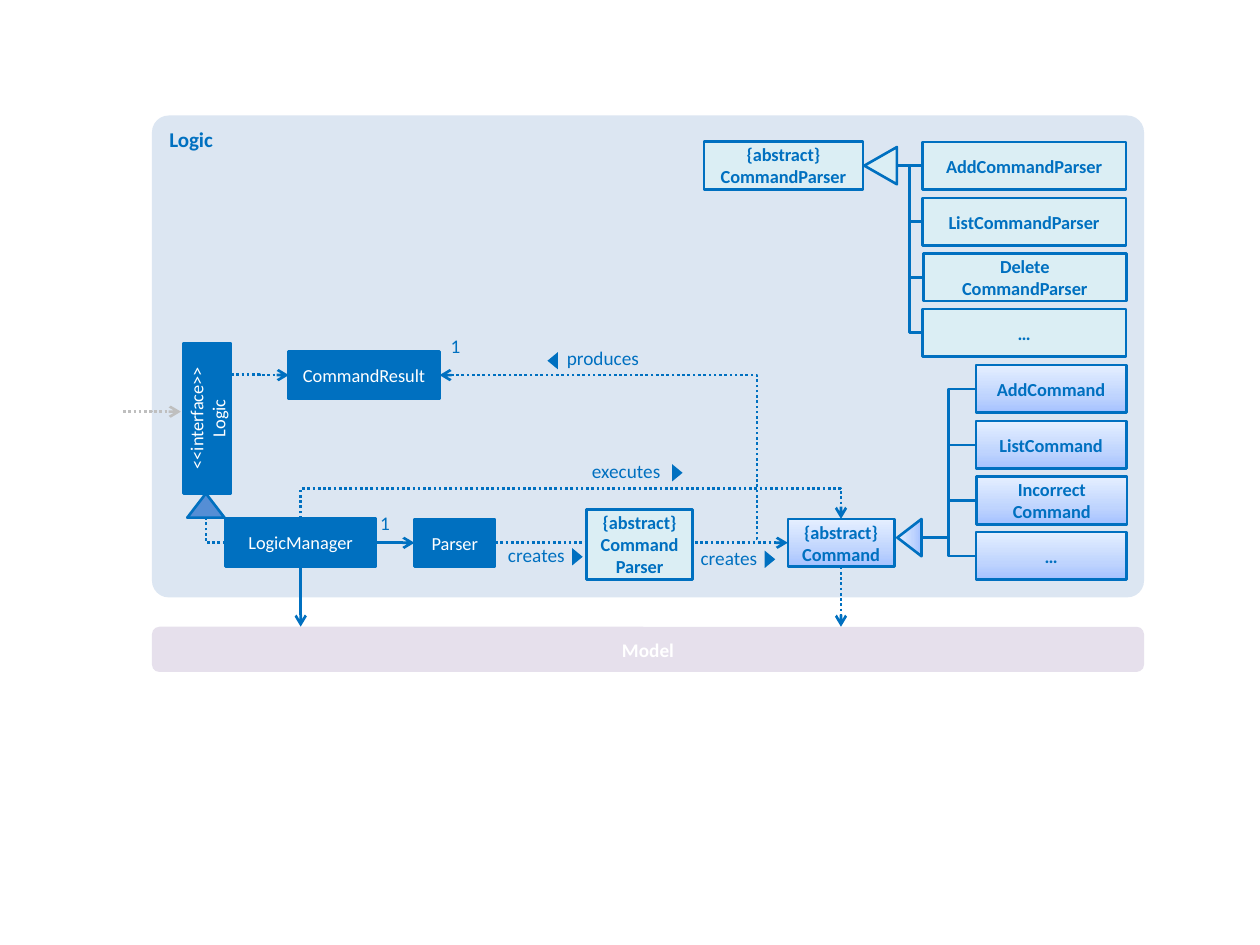
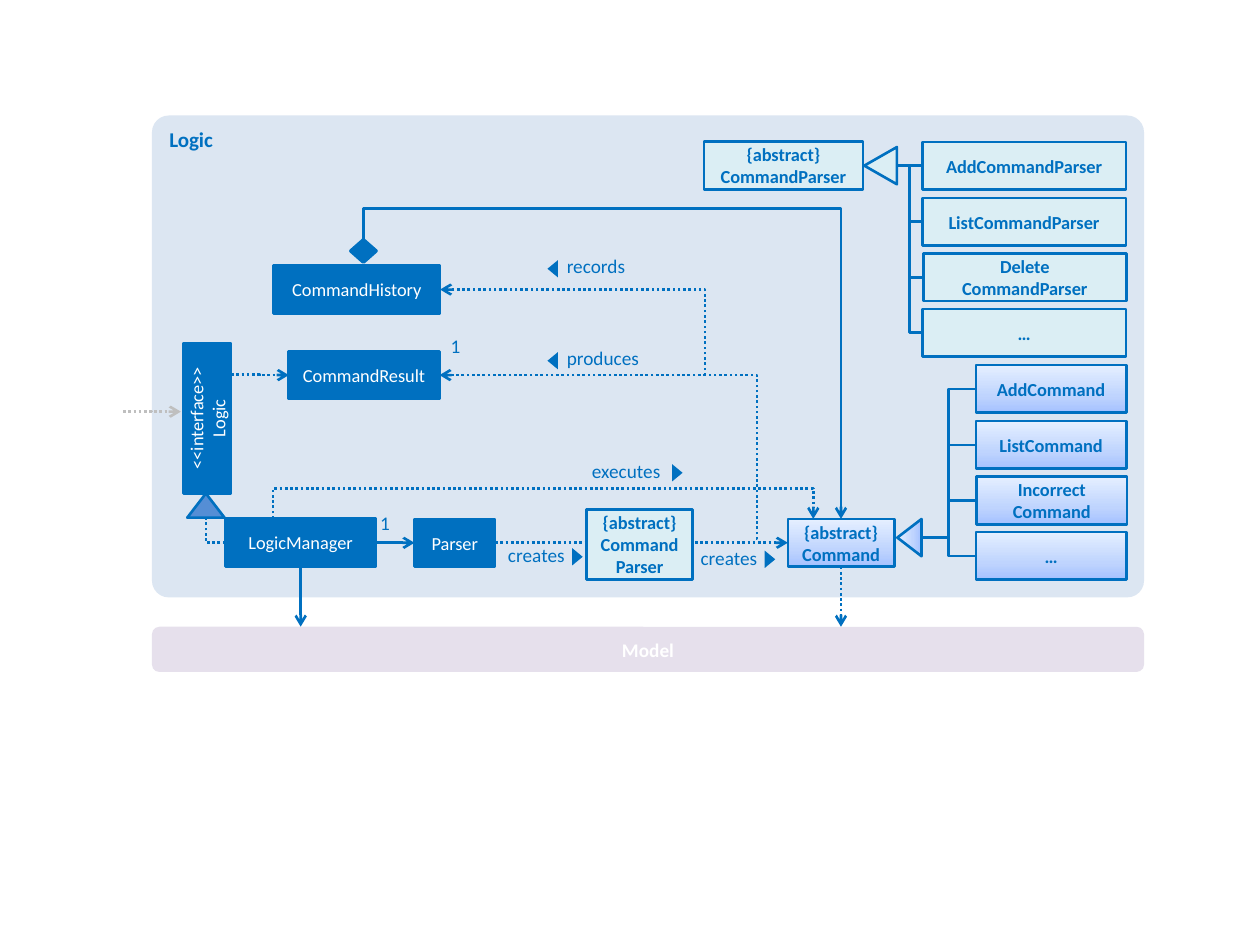
Before and after one commit to jeffryhartanto/addressbook-level4, a slide deck: slide 5 of docs/diagrams/Diagrams.pptx. Drawn at 1260x945 pixels with LibreOffice and Linux fonts; fonts in the diff are those of the drawing. Boxes give left, top, right and bottom in pixels: in the first picture for what was removed or moved away, otherwise in the second. Text is boxed around its words. In the diff, an @@ line names an element or a change of style, - is before the commit and + after.

```diff
--- a/docs/diagrams/Diagrams.pptx
+++ b/docs/diagrams/Diagrams.pptx
@@ elbow arrow added from (363, 239) to (840, 519), #0070C0 1.5 pt @@
@@ diamond added at [350,239,375,262], fill #0070C0, outline #0070C0 2 pt @@
@@ rectangle added at [273,266,440,314], fill #0070C0, outline #0070C0 1.5 pt, 10.5 pt, text #FFFFFF @@
+CommandHistory
@@ triangle added at [548,260,558,277], fill #0070C0 @@
@@ text added at [567,259,625,273], 11 pt, text #0070C0 @@
+records
@@ elbow arrow added from (704, 374) to (440, 290), #0070C0 1.5 pt dashed @@
@@ elbow arrow moved from (301, 519) - (840, 519) to (273, 519) - (814, 519) @@
```
Also in this commit, not shown: 2 other slides changed, 13 other files.
